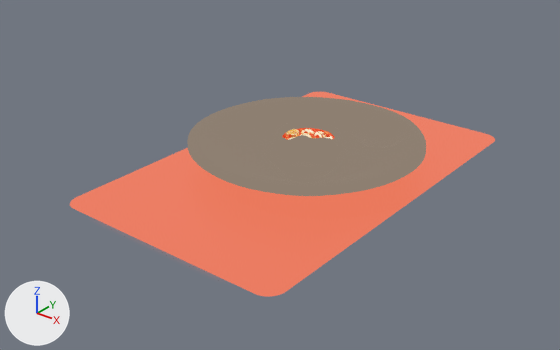
What one commit did to the glTF model assets/asset.glb.
Rendered twice from a 50 mm lens placed at (2.96, -3.18, 2.32), pointed at (-0.04, 0.57, 0.0). The lights are fixed; the arrows at lower left show +X, +Y and +Z. Where no turn or scale is listed for an object, it has been applied to the vertices.
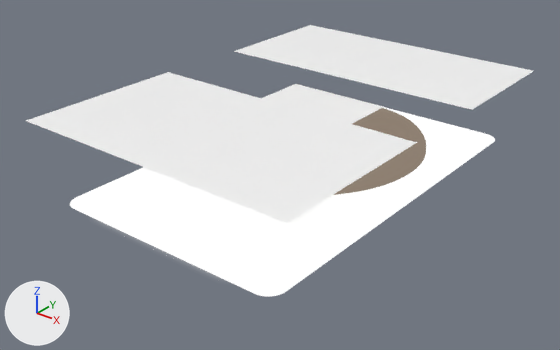
Where the newer file only moved an object's origin or applied its transform, the numbers keep the older frame.

Location of each change, (x1, y1, x2, y2) in pixels of the pictures (560 x 350 px):
'IMG_9515', added
    after: (26, 72, 417, 223)
'IMG_9514', recoloured (red to white)
    both: (70, 92, 495, 297)
'IMG_9516', added
    after: (234, 25, 533, 110)
'IMG_9517', added
    after: (261, 84, 383, 124)
'Cylinder', unchanged, covered by the edit
    before: (187, 97, 426, 196)
    after: (333, 108, 426, 195)
'Cylinder.003', unchanged, covered by the edit
    before: (265, 135, 347, 182)

Edits to the bpy script that builds the scene:
```text
Change mat_img_9514:
    where n0 = _N.new('ShaderNodeBsdfPrincipled'); n0.name = 'Principled BSDF'
    remove n0.inputs[27].default_value = (0.808, 0.176, 0.096, 1.0)  # 'Emission Color', red #e87457
Add mat_img_9517:
    mat_img_9517 = principled_material('IMG_9517')
    mat_img_9517.base_color = (1.0, 1.0, 1.0)  # white #ffffff
    mat_img_9517.metallic = 1.0
    mat_img_9517.roughness = 1.0
Add mat_img_9516:
    mat_img_9516 = principled_material('IMG_9516')
    mat_img_9516.base_color = (1.0, 1.0, 1.0)  # white #ffffff
    mat_img_9516.metallic = 1.0
    mat_img_9516.roughness = 1.0
Add mat_img_9515:
    mat_img_9515 = principled_material('IMG_9515')
    mat_img_9515.base_color = (1.0, 1.0, 1.0)  # white #ffffff
    mat_img_9515.metallic = 1.0
    mat_img_9515.roughness = 1.0
Add me_img_9517:
    me_img_9517.from_pydata([(-0.379, 0.321, 0.418), (0.388, 0.321, 0.418), (-0.379, 1.183, 0.418), (0.388, 1.183, 0.418), (-0.379, 0.644, 0.418), (-0.379, 0.843, 0.418), (0.388, 0.843, 0.418), (0.388, 0.644, 0.418)], [], [(5, 6, 3), (5, 3, 2), (6, 5, 4), (6, 4, 7), (0, 1, 7), (0, 7, 4)])
    me_img_9517.materials.append(mat_img_9517)  # white #ffffff
Add me_img_9516:
    me_img_9516.from_pydata([(-1.03, 1.23, 0.53), (1.01, 1.23, 0.53), (-1.03, 2.24, 0.53), (1.01, 2.24, 0.53)], [], [(0, 1, 3), (0, 3, 2)])
    me_img_9516.materials.append(mat_img_9516)  # white #ffffff
Add me_img_9515:
    me_img_9515.from_pydata([(-1.03, -0.69, 0.54), (1.01, -0.69, 0.54), (-1.03, 0.52, 0.54), (1.01, 0.52, 0.54)], [], [(0, 1, 3), (0, 3, 2)])
    me_img_9515.materials.append(mat_img_9515)  # white #ffffff
Add ob_img_9517:
    ob_img_9517 = bpy.data.objects.new('IMG_9517', me_img_9517)
    ob_img_9517.location = (0.0, 0.0, 0.0)
Add ob_img_9516:
    ob_img_9516 = bpy.data.objects.new('IMG_9516', me_img_9516)
    ob_img_9516.location = (0.0, 0.0, 0.0)
Add ob_img_9515:
    ob_img_9515 = bpy.data.objects.new('IMG_9515', me_img_9515)
    ob_img_9515.location = (0.0, 0.0, 0.0)
```
